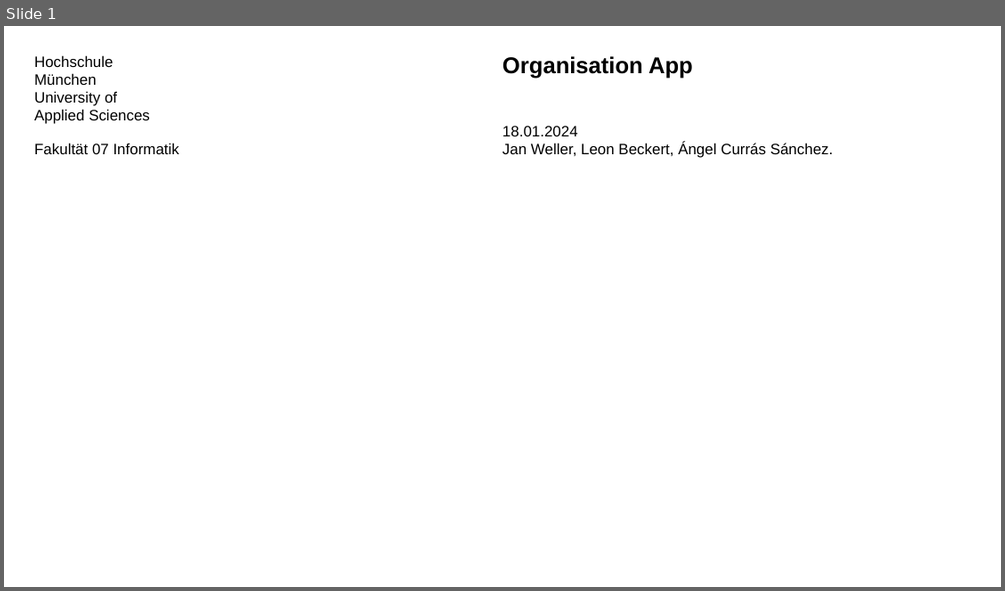
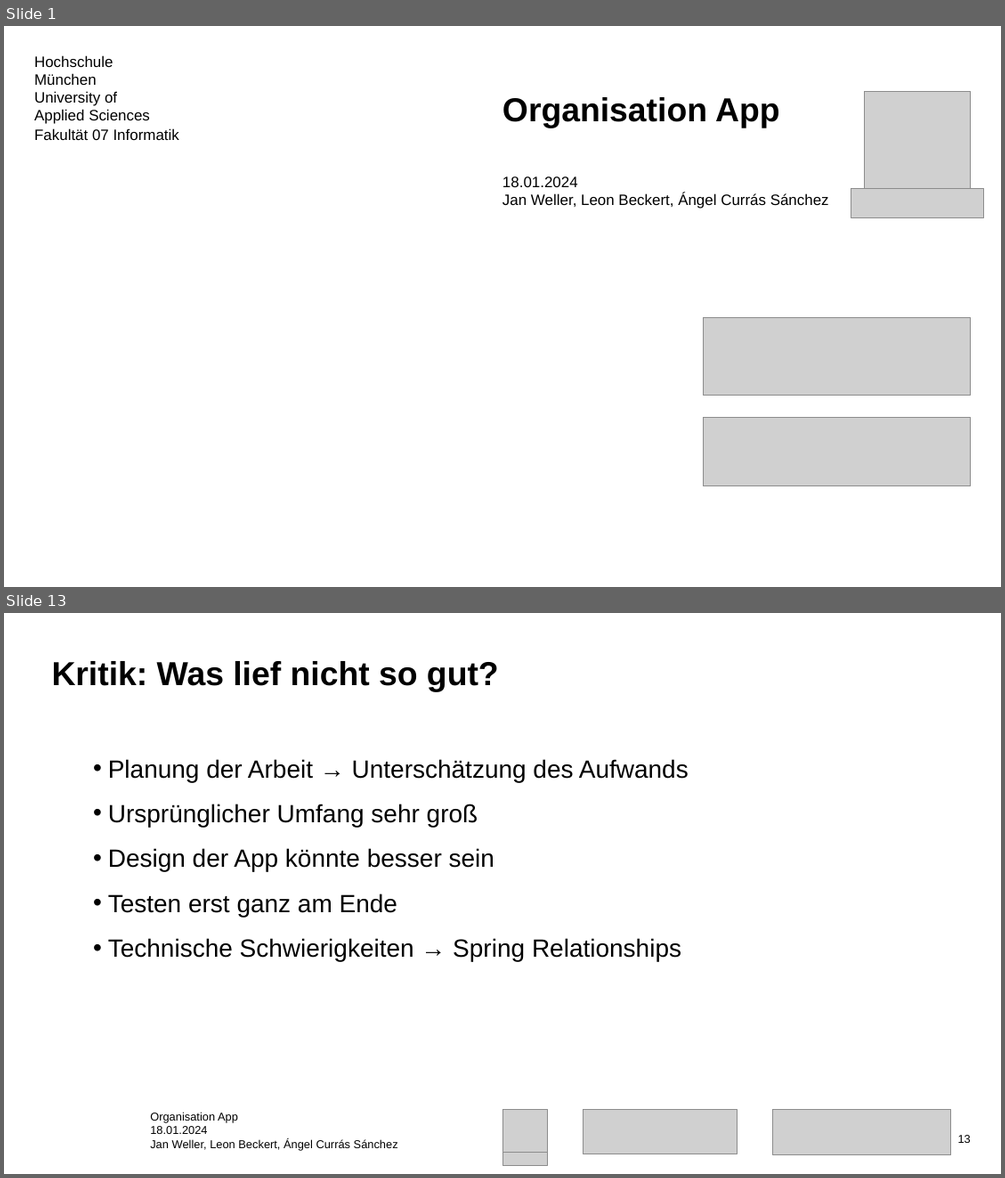
Before and after one commit to angel-curras/OrganisationApp-SE, a slide deck: docs/presentation/Presentation_OrganisationApp.pptx. Shown one above the other, each under a label of ours: slide 1 before the commit, slides 1 and 13 after it; the slides between them are not shown. The pictures are 1005x591 and 1005x1178 pixels, drawn with LibreOffice and Linux fonts; fonts in the diff are those of the drawing; grey boxes stand for pictures; background and template pictures are left out. Boxes give left, top, right and bottom in pixels: in the first picture for what was removed or moved away, otherwise in the second. Text is boxed around its words. In the diff, an @@ line names an element or a change of style, - is before the commit and + after.

```diff
--- a/docs/presentation/Presentation_OrganisationApp.pptx
+++ b/docs/presentation/Presentation_OrganisationApp.pptx
@@ slide 13 added at (x1=4, y1=613, x2=1001, y2=1174), background #FFFFFF @@
@@ title added at (x1=52, y1=661, x2=499, y2=691), 32 pt, text #000000, bold @@
+Kritik: Was lief nicht so gut?
@@ text added at (x1=108, y1=759, x2=688, y2=961), 24 pt, text #000000 @@
+  • Planung der Arbeit → Unterschätzung des Aufwands
+  • Ursprünglicher Umfang sehr groß
+  • Design der App könnte besser sein
+  • Testen erst ganz am Ende
+  • Technische Schwierigkeiten → Spring Relationships
@@ text added at (x1=150, y1=1111, x2=398, y2=1151), 11 pt, text #000000 @@
+Organisation App
+18.01.2024
+Jan Weller, Leon Beckert, Ángel Currás Sánchez
@@ picture added at (x1=502, y1=1109, x2=548, y2=1153) @@
@@ picture added at (x1=583, y1=1109, x2=737, y2=1153) @@
@@ picture added at (x1=773, y1=1110, x2=951, y2=1155) @@
@@ page number added at (x1=958, y1=1135, x2=971, y2=1143), 11 pt, text #000000 @@
+13
@@ picture added at (x1=502, y1=1151, x2=548, y2=1165) @@
@@ slide 1 changed as well @@
@@ title at (x1=502, y1=97, x2=829, y2=208): text changed @@
-Organisation App
-18.01.2024
-Jan Weller, Leon Beckert, Ángel Currás Sánchez.
+Organisation App
+18.01.2024
+Jan Weller, Leon Beckert, Ángel Currás Sánchez
@@ picture added at (x1=864, y1=91, x2=971, y2=198) @@
@@ subtitle "Fakultät 07 Informatik" moved from (x1=34, y1=143, x2=179, y2=154) to (x1=34, y1=128, x2=179, y2=140) @@
@@ picture added at (x1=851, y1=188, x2=984, y2=217) @@
@@ picture added at (x1=704, y1=318, x2=971, y2=395) @@
@@ picture added at (x1=704, y1=417, x2=971, y2=486) @@
```
Also in this commit, not shown: 1 other slide changed, 12 other slides added, 1 other file.
